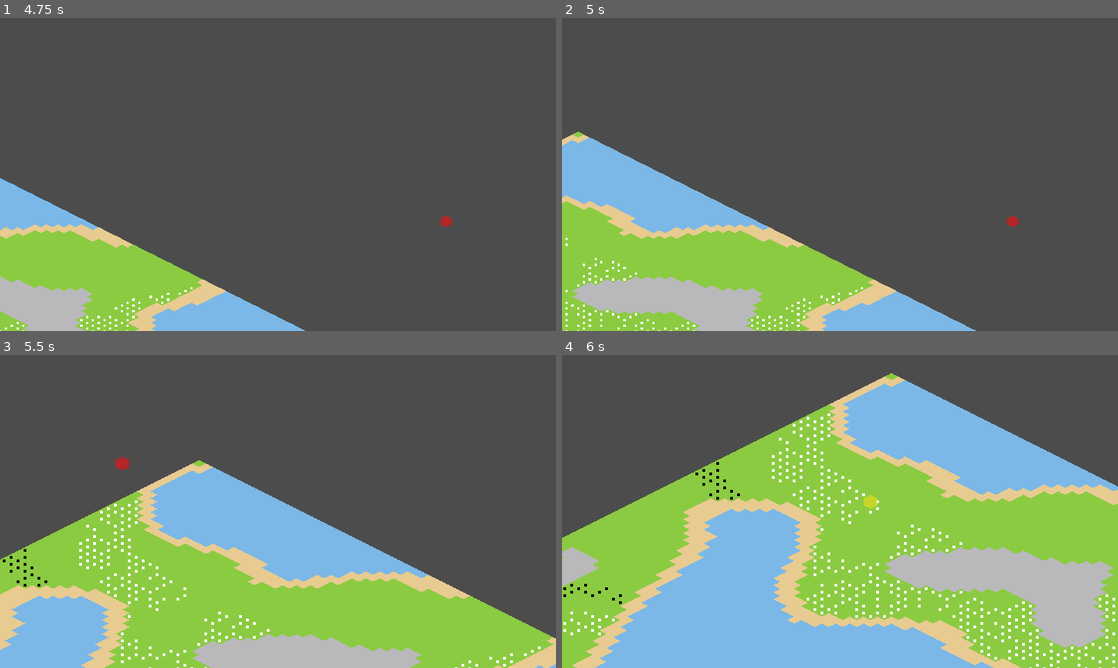
Above: before the commit, frames 1-4 (two rows, left to right).
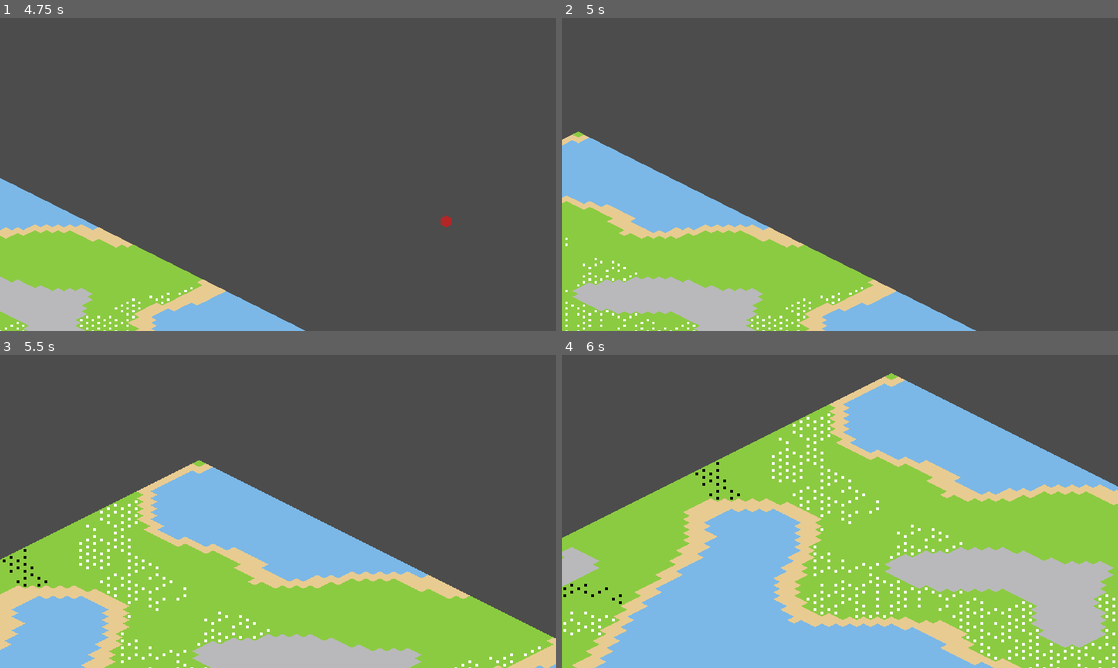
Above: after the commit, the same moments.

Repository: FilMer17/MightyTower
Game: Godot game, scene res://ui/menu/TitleMenu.tscn
The game is run twice, just before and just after one commit, with the same random seed, the same clock (stepped at 60 frames per second) and the same inputs. The engine's default icon, where the game draws it, is replaced by a stand-in: a white triangle on a blue panel in a dark square.
Inputs (mouse positions are in pixels of both pictures, inside the frame that each line leads up to):
- Up to frame 1 (4.75 s): click (444, 115) at 0.5 s; tap Enter at 1.25 s; move the mouse to (400, 158) at 1.27 s; press the mouse at (400, 158) at 1.28 s; hold Right (ui_right) 1.28-2.03 s; move the mouse to (166, 190) at 2.02 s; release the mouse at (166, 190) at 2.03 s; hold Down (ui_down) 2.03-2.78 s; tap Mouse wheel down (scroll_down) at 2.1, 4.35 s; click (166, 190) at 2.17 s; move the mouse to (333, 105) at 2.77 s; hold Right (ui_right) 2.78-3.53 s; tap Mouse wheel up (scroll_up) at 2.85 s; click (333, 105) at 2.92 s; move the mouse to (250, 237) at 3.52 s; hold Up (ui_up) 3.53-4.28 s; click (250, 237) at 3.6 s; move the mouse to (444, 221) at 4.27 s; hold Left (ui_left) from 4.28 s (still down); click (444, 221) at 4.42 s
- Up to frame 2 (5 s): keep holding Left (ui_left); right-click (1006, 221) at 4.9 s
- Up to frame 3 (5.5 s): keep holding Left (ui_left); move the mouse to (111, 464) at 5.02 s; tap Mouse wheel up (scroll_up) at 5.1 s; click (111, 464) at 5.17 s
- Up to frame 4 (6 s): move the mouse to (867, 511) at 5.77 s; release Left (ui_left) at 5.78 s; press the mouse at (867, 511) at 5.78 s; hold Down (ui_down) from 5.78 s (still down)

Frame 1 is identical in both runs. In frame 2, less than 0.1% of the frame differs, in the area x 80-83%, y 63-67%; in frame 3, less than 0.1%, in the area x 20-24%, y 32-37%; in frame 4, less than 0.1%.

Commit message:
Logic Resources adding resource

Diff:
--- a/game/data/buildings/residences/Residence.tscn
+++ b/game/data/buildings/residences/Residence.tscn
@@ -19,16 +19,17 @@
 alias = "Residence"
 size = Vector2( 2, 2 )
 cost = {
-"stone": 2,
-"wood": 2
+"stone": 10,
+"wood": 10
 }
 cooldown = {
 "day": 0,
-"hour": 1,
-"minute": 20
+"hour": 0,
+"minute": 5
 }
-food_storage = 2
+food_storage = 20
 material_storage = 50
+people_storage = 10
 
 [node name="Tween" type="Tween" parent="."]
 
--- a/game/graphics/shader/BuildingMaterial.tres
+++ b/game/graphics/shader/BuildingMaterial.tres
@@ -6,7 +6,7 @@
 shader = ExtResource( 1 )
 shader_param/color = Color( 1, 1, 1, 1 )
 shader_param/width = 1.0
-shader_param/pattern = 0
+shader_param/pattern = 1
 shader_param/inside = false
 shader_param/add_margins = true
 shader_param/is_hovered = false
--- a/game/project.godot
+++ b/game/project.godot
@@ -86,6 +86,11 @@
 "events": [ Object(InputEventMouseButton,"resource_local_to_scene":false,"resource_name":"","device":0,"alt":false,"shi …(212 unchanged characters)…
  ]
 }
+cancel_action={
+"deadzone": 0.5,
+"events": [ Object(InputEventMouseButton,"resource_local_to_scene":false,"resource_name":"","device":0,"alt":false,"shift":false,"control":false,"meta":false,"command":false,"button_mask":0,"position":Vector2( 0, 0 ),"global_position":Vector2( 0, 0 ),"factor":1.0,"button_index":2,"pressed":false,"doubleclick":false,"script":null)
+ ]
+}
 
 [rendering]
 
--- a/game/source/buildings/types/Residence.gd
+++ b/game/source/buildings/types/Residence.gd
@@ -4,10 +4,12 @@
 
 export var food_storage: int = 0
 export var material_storage: int = 0
-export var people: int = 0
+export var people_storage: int = 0
 
 onready var resources := get_parent().get_parent().get_parent().get_node("Resources")
 
 func _building_is_built() -> void:
 	._building_is_built()
-	resources.max_amount["material"] += material_storage
+	resources.add_resource("max_amount", food_storage, "food")
+	resources.add_resource("max_amount", material_storage, "material")
+	resources.add_resource("max_amount", people_storage, "people")
--- a/game/source/data/Resources.gd
+++ b/game/source/data/Resources.gd
@@ -15,7 +15,6 @@
 	"food" : 0,
 	"people" : 0,
 	"material" : 0,
-	"ore" : 0
 }
 
 func save_data() -> Dictionary:
@@ -34,3 +33,46 @@
 
 func create_data(_diffic: String) -> void:
 	pass
+
+func add_resource(group: String, number: int, resource: String = "") -> void:
+	match group:
+		"food":
+			food += number
+			if food > max_amount["food"]:
+				food = max_amount["food"]
+				_check_max_amount("food")
+				return
+		"people":
+			if not resource == "":
+				people[resource] += number
+				_check_max_amount("people", resource)
+				return
+		"material":
+			if not resource == "":
+				material[resource] += number
+				_check_max_amount("material", resource)
+				return
+		"max_amount":
+			if not resource == "":
+				max_amount[resource] += number
+				return
+
+	print(group + " or " + resource + " is wrong!")
+
+func _check_max_amount(group: String, resource: String = "") -> void:
+	match group:
+		"food":
+			if food > max_amount.food:
+				food = max_amount.food
+		"people":
+			var all_people := 0
+			for key in people.keys():
+				all_people += people[key]
+			if all_people > max_amount.people:
+				people[resource] -= (all_people - max_amount.people)
+		"material":
+			var all_material := 0
+			for key in material.keys():
+				all_material += material[key]
+			if all_material > max_amount.material:
+				material[resource] -= (all_material - max_amount.material)
--- a/game/source/map/builder/Builder.gd
+++ b/game/source/map/builder/Builder.gd
@@ -40,6 +40,10 @@
 			var menu = popup_place_menu.instance()
 			menu.rect_position = sprite.position + Vector2(30, -30)
 			$MenuContainer.add_child(menu)
+	if event.is_action_pressed("cancel_action") and sprite.visible:
+		_clear_menu_container()
+		in_menu = false
+		sprite.visible = false
 
 func _place_building(to_build: bool) -> void:
 	if to_build:
